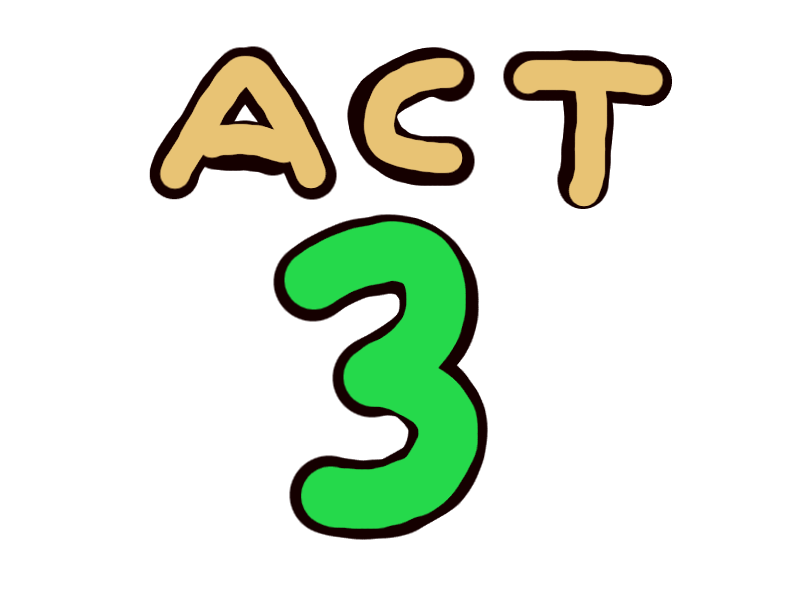
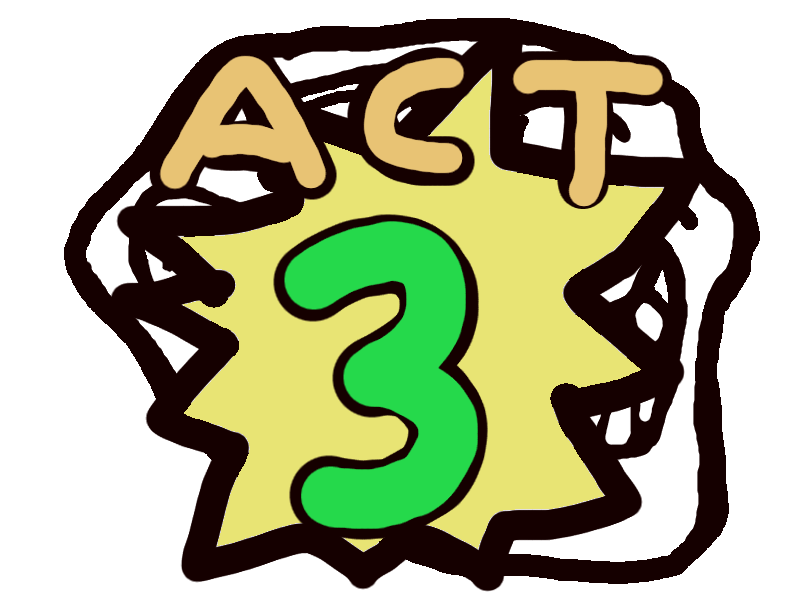
Two versions of the same layered image (800 × 600). Layer-by-layer changes:
added layer "Layer #2" above "Pasted Layer" over [left=110, top=26, right=703, bottom=592]
added layer "Pasted Layer" above "Layer" over [left=64, top=18, right=760, bottom=584]
